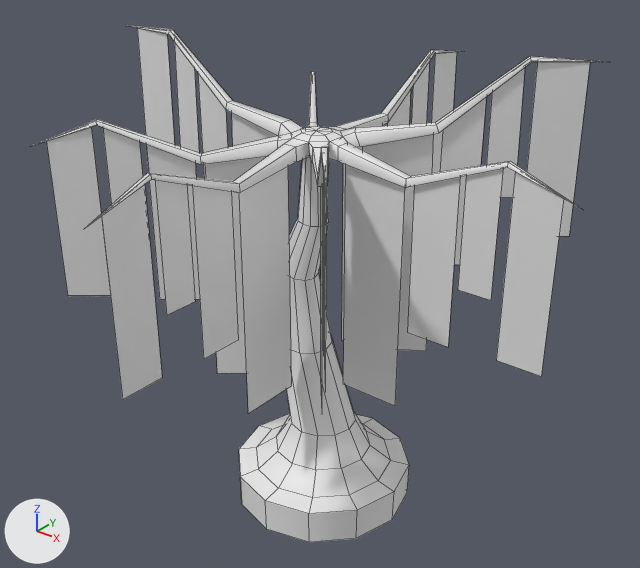
A saved change to the FBX model Return of the Symphony/Assets/Art/Models/Tree.fbx.
Both versions are drawn from a 50 mm lens placed at (5.57, -7.02, 6.85), pointed at (-0.09, 0.06, 2.45). Arrows for +X, +Y and +Z are at lower left; the lights stay in place. Mesh edges are drawn as thin lines. Where no turn or scale is listed for an object, it has been applied to the vertices.

Names of what the first picture shows: 'Leaves', 'Tree'.
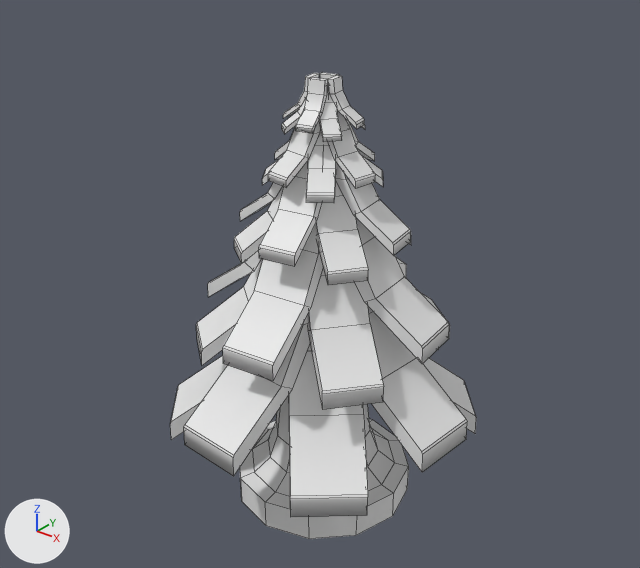
Location of each change, (x1, y1, x2, y2) in pixels of the pictures (640 x 568 px):
'Leaves', deleted
    before: (47, 28, 590, 414)
'Tree.001', added
    after: (170, 72, 476, 517)
'Tree', reshaped (70% narrower, 11% shorter)
    before: (32, 26, 605, 542)
    after: (240, 81, 409, 539)
part 1 of me_cylinder_006, rebuilt (19% taller)
    before: (239, 156, 409, 542)
    after: (240, 81, 409, 539)
part 2 of me_cylinder_006, deleted
    before: (32, 26, 605, 227)

Diff of the bpy script that builds the scene:
```diff
--- a/Return of the Symphony/Assets/Art/Models/Tree.fbx.py
+++ b/Return of the Symphony/Assets/Art/Models/Tree.fbx.py
@@ me_cylinder_006 @@
 # used by ob_tree; location = (0.0, 0.0, 0.0)
-me_cylinder_006.from_pydata(...)  # 237 vertices, 240 faces; spans x -3.05..2.86, y -2.97..2.99, z -0.29..5.03
+me_cylinder_006.from_pydata(...)  # 73 vertices, 72 faces; spans x -1.06..1.06, y -1.06..1.06, z -0.24..4.76
+# me_cylinder_006 part 1: the loose piece of 108 vertices spanning x -1.06..1.06, y -1.06..1.06, z -0.29..4.2 is rebuilt with 73 vertices and now spans x -1.06..1.06, y -1.06..1.06, z -0.24..4.76
+# me_cylinder_006 part 2: the loose piece of 129 vertices spanning x -3.05..2.86, y -2.97..2.99, z 3.9..5.03 is deleted
@@ me_cylinder_007 @@
+me_cylinder_007.from_pydata(...)  # 720 vertices, 564 faces; spans x -1.8..1.8, y -1.8..1.8, z 0.71..4.83
@@ ob_leaves @@
-ob_leaves = bpy.data.objects.new('Leaves', me_cylinder_008)
-ob_leaves.location = (0.0, 0.0, 0.0)
@@ ob_tree_001 @@
+ob_tree_001 = bpy.data.objects.new('Tree.001', me_cylinder_007)
+ob_tree_001.location = (0.0, 0.0, 0.0)
```
